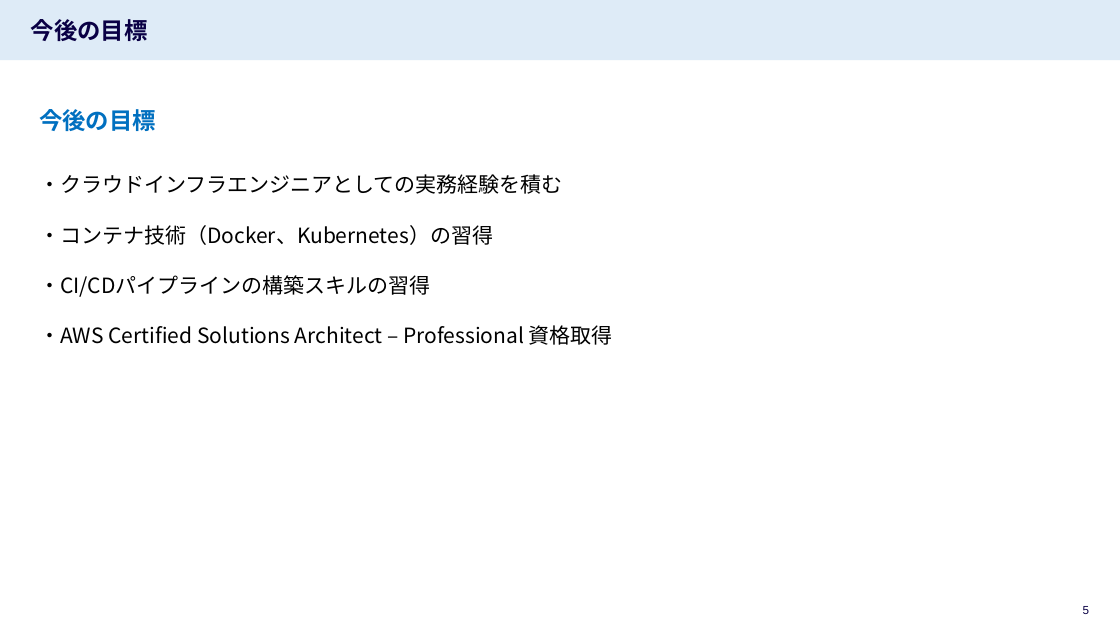
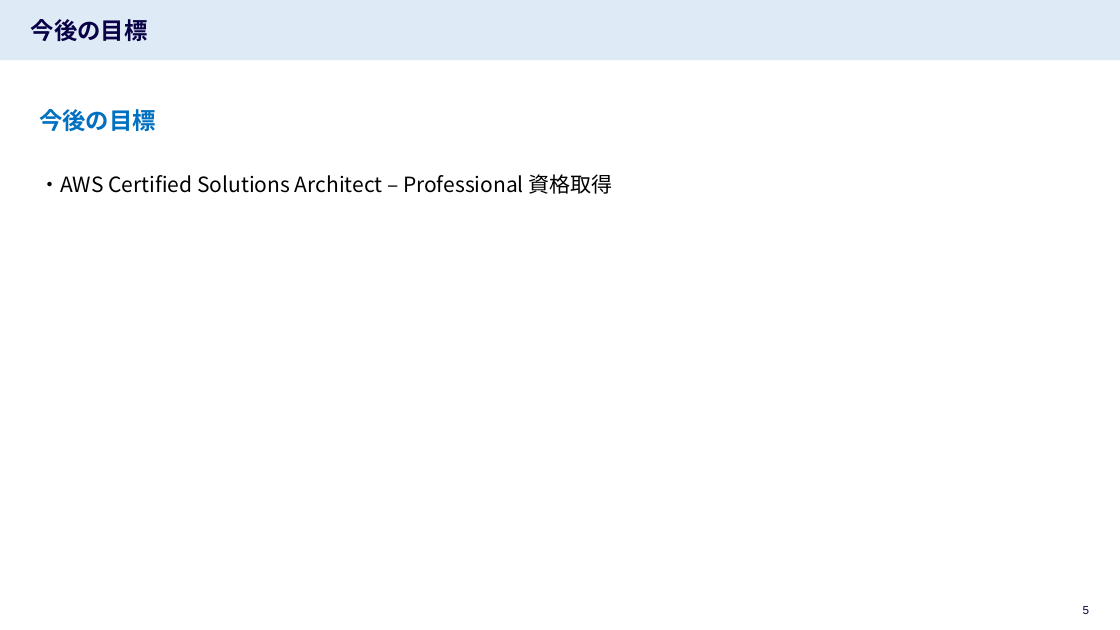
Before and after one commit to ShohgoAkiike/aws-support-portfolio, a slide deck: slide 5 of ポートフォリオ_秋池.pptx. Drawn at 1120x630 pixels with LibreOffice and Linux fonts; fonts in the diff are those of the drawing. Boxes give left, top, right and bottom in pixels: in the first picture for what was removed or moved away, otherwise in the second. Text is boxed around its words. In the diff, an @@ line names an element or a change of style, - is before the commit and + after.

```diff
--- a/ポートフォリオ_秋池.pptx
+++ b/ポートフォリオ_秋池.pptx
@@ text at <box>39,174,562,297</box>: paragraphs removed @@
-・クラウドインフラエンジニアとしての実務経験を積む
-・コンテナ技術（Docker、Kubernetes）の習得
-・CI/CDパイプラインの構築スキルの習得
```
Also in this commit, not shown: 2 other slides changed, 1 slide added, 1 slide removed.
